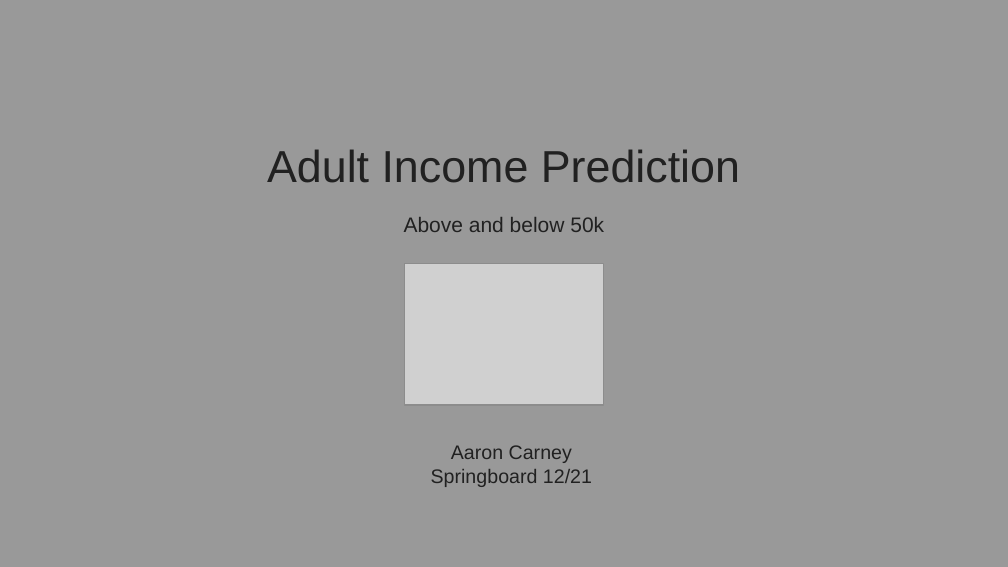
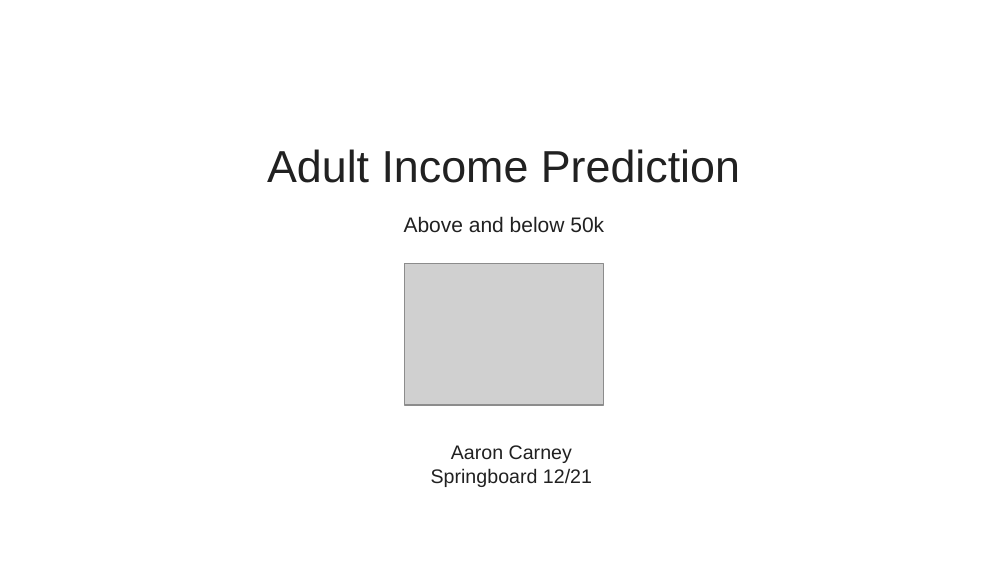
Before and after one commit to AaronCarney/Adult_income_casestudy, a slide deck: slide 1 of Adult Income Prediction.pptx. Drawn at 1008x567 pixels with LibreOffice and Linux fonts; fonts in the diff are those of the drawing; grey boxes stand for pictures. Boxes give left, top, right and bottom in pixels: in the first picture for what was removed or moved away, otherwise in the second. Text is boxed around its words. In the diff, an @@ line names an element or a change of style, - is before the commit and + after.

```diff
--- a/Adult Income Prediction.pptx
+++ b/Adult Income Prediction.pptx
@@ background #999999 to #FFFFFF @@
```
Also in this commit, not shown: 8 other slides changed, 3 slides added, 2 slides removed.
